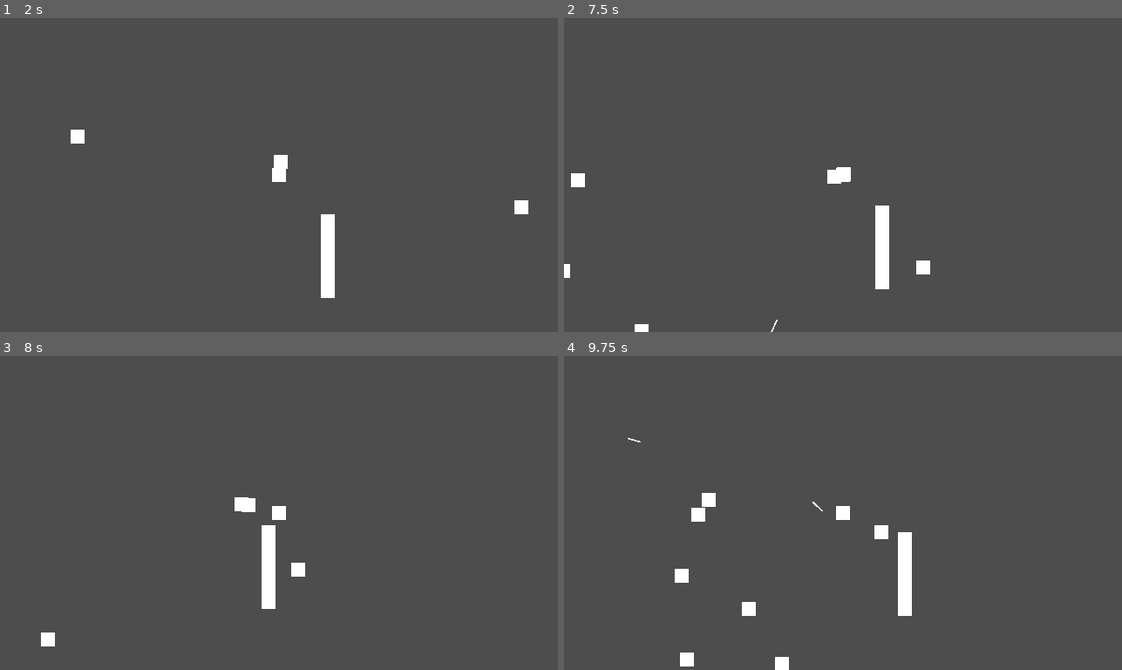
Above: before the commit, frames 1-4 (two rows, left to right).
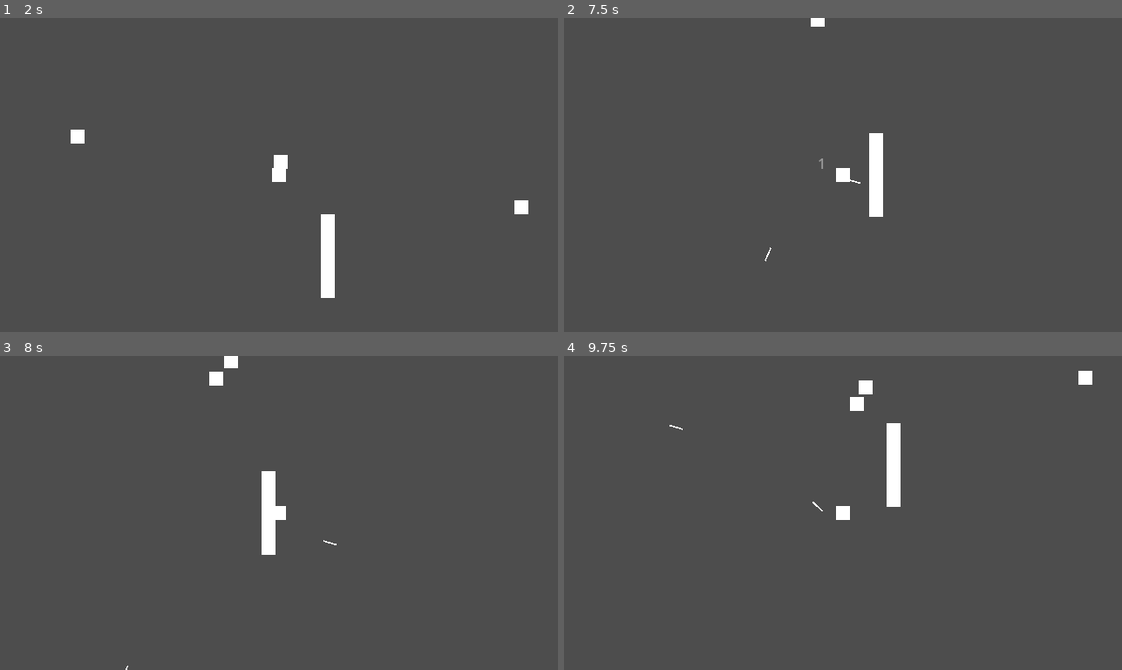
Above: after the commit, the same moments.

Repository: danilomacb/RAMter
Game: Godot game, scene res://Scenes/Game.tscn
The game is run twice, just before and just after one commit, with the same random seed, the same clock (stepped at 60 frames per second) and the same inputs.
Inputs (mouse positions are in pixels of both pictures, inside the frame that each line leads up to):
- Up to frame 1 (2 s): move the mouse to (251, 237) at 0.52 s; press the mouse at (251, 237) at 0.53 s; hold Up (MoveUp) from 0.53 s (still down); move the mouse to (446, 222) at 1.27 s; release the mouse at (446, 222) at 1.28 s; click (446, 222) at 1.35 s
- Up to frame 2 (7.5 s): move the mouse to (675, 127) at 2.02 s; release Up (MoveUp) at 2.03 s; press the mouse at (675, 127) at 2.03 s; hold Left (MoveLeft) 2.03-3.53 s; move the mouse to (870, 175) at 2.77 s; release the mouse at (870, 175) at 2.78 s; click (870, 175) at 2.85 s; move the mouse to (759, 96) at 3.52 s; press the mouse at (759, 96) at 3.53 s; hold Down (MoveDown) 3.53-4.28 s; move the mouse to (965, 159) at 4.27 s; release the mouse at (965, 159) at 4.28 s; hold Right (MoveRight) 4.28-5.03 s; click (965, 159) at 4.35 s; move the mouse to (731, 190) at 5.02 s; press the mouse at (731, 190) at 5.03 s; hold Up (MoveUp) 5.03-5.78 s; move the mouse to (898, 105) at 5.77 s; release the mouse at (898, 105) at 5.78 s; hold Right (MoveRight) from 5.78 s (still down); click (898, 105) at 5.85 s; move the mouse to (815, 237) at 6.52 s; press the mouse at (815, 237) at 6.53 s; move the mouse to (1010, 222) at 7.27 s; release the mouse at (1010, 222) at 7.28 s; click (1010, 222) at 7.35 s
- Up to frame 3 (8 s): keep holding Right (MoveRight)
- Up to frame 4 (9.75 s): move the mouse to (675, 465) at 8.02 s; release Right (MoveRight) at 8.03 s; press the mouse at (675, 465) at 8.03 s; hold Down (MoveDown) 8.03-8.78 s; move the mouse to (870, 513) at 8.77 s; release the mouse at (870, 513) at 8.78 s; hold Left (MoveLeft) 8.78-9.53 s; click (870, 513) at 8.85 s; move the mouse to (759, 434) at 9.52 s; press the mouse at (759, 434) at 9.53 s; hold Up (MoveUp) from 9.53 s (still down)

Frame 1 is identical in both runs. In frame 2, 1.8% of the frame differs, in the area x 0-66%, y 0-100%; in frame 3, 1.4%; in frame 4, 2.5%, in the area x 11-95%, y 4-100%.
Error after the commit: Invalid access to property or key 'root' on a base object of type 'null instance'. (res://Scripts/Hp.gd:36)

Commit message:
DamageIndicator implemented

Diff:
--- /dev/null
+++ b/Prefabs/DamageIndicator.tscn
@@ -0,0 +1,92 @@
+[gd_scene load_steps=5 format=3 uid="uid://t7eqcaw1f13g"]
+
+[ext_resource type="Script" path="res://Scripts/DamageIndicator.gd" id="1_wvk3y"]
+
+[sub_resource type="Animation" id="Animation_xoryf"]
+resource_name = "ShowDamage"
+tracks/0/type = "method"
+tracks/0/imported = false
+tracks/0/enabled = true
+tracks/0/path = NodePath(".")
+tracks/0/interp = 1
+tracks/0/loop_wrap = true
+tracks/0/keys = {
+"times": PackedFloat32Array(1),
+"transitions": PackedFloat32Array(1),
+"values": [{
+"args": [],
+"method": &"queue_free"
+}]
+}
+tracks/1/type = "value"
+tracks/1/imported = false
+tracks/1/enabled = true
+tracks/1/path = NodePath(".:scale")
+tracks/1/interp = 1
+tracks/1/loop_wrap = true
+tracks/1/keys = {
+"times": PackedFloat32Array(0, 0.3),
+"transitions": PackedFloat32Array(1, 1),
+"update": 0,
+"values": [Vector2(0.5, 0.5), Vector2(1, 1)]
+}
+tracks/2/type = "value"
+tracks/2/imported = false
+tracks/2/enabled = true
+tracks/2/path = NodePath(".:modulate")
+tracks/2/interp = 1
+tracks/2/loop_wrap = true
+tracks/2/keys = {
+"times": PackedFloat32Array(0, 0.3, 1),
+"transitions": PackedFloat32Array(1, 1, 1),
+"update": 0,
+"values": [Color(1, 1, 1, 1), Color(1, 1, 1, 1), Color(1, 1, 1, 0)]
+}
+
+[sub_resource type="Animation" id="Animation_hxbbm"]
+length = 0.001
+tracks/0/type = "value"
+tracks/0/imported = false
+tracks/0/enabled = true
+tracks/0/path = NodePath(".:scale")
+tracks/0/interp = 1
+tracks/0/loop_wrap = true
+tracks/0/keys = {
+"times": PackedFloat32Array(0),
+"transitions": PackedFloat32Array(1),
+"update": 0,
+"values": [Vector2(0.5, 0.5)]
+}
+tracks/1/type = "value"
+tracks/1/imported = false
+tracks/1/enabled = true
+tracks/1/path = NodePath(".:modulate")
+tracks/1/interp = 1
+tracks/1/loop_wrap = true
+tracks/1/keys = {
+"times": PackedFloat32Array(0),
+"transitions": PackedFloat32Array(1),
+"update": 0,
+"values": [Color(1, 1, 1, 1)]
+}
+
+[sub_resource type="AnimationLibrary" id="AnimationLibrary_mcs4e"]
+_data = {
+"RESET": SubResource("Animation_hxbbm"),
+"ShowDamage": SubResource("Animation_xoryf")
+}
+
+[node name="DamageIndicator" type="Node2D"]
+scale = Vector2(0.5, 0.5)
+script = ExtResource("1_wvk3y")
+
+[node name="Label" type="Label" parent="."]
+offset_right = 40.0
+offset_bottom = 23.0
+text = "1"
+
+[node name="AnimationPlayer" type="AnimationPlayer" parent="."]
+autoplay = "ShowDamage"
+libraries = {
+"": SubResource("AnimationLibrary_mcs4e")
+}
--- a/Prefabs/Player.tscn
+++ b/Prefabs/Player.tscn
@@ -8,7 +8,7 @@
 size = Vector2(16, 16)
 
 [node name="Player" type="CharacterBody2D" groups=["Player"]]
-collision_layer = 20
+collision_layer = 12
 script = ExtResource("1_elqdo")
 moveSpeed = 100.0
 
@@ -25,6 +25,6 @@
 
 [node name="Hp" parent="." instance=ExtResource("3_1l1p5")]
 maxHp = 3.0
-invulnerabilityTime = 5.0
+invulnerabilityTime = 2.0
 
 [connection signal="timeout" from="Timer" to="." method="_on_timer_timeout"]
--- /dev/null
+++ b/Scripts/DamageIndicator.gd
@@ -0,0 +1,16 @@
+extends Node2D
+
+@export var speed: int = 30
+@export var friction: int = 15
+
+@onready var label = $Label
+
+var shiftDirection: Vector2 = Vector2.ZERO
+var rng = RandomNumberGenerator.new()
+
+func _ready():
+	shiftDirection = Vector2(rng.randi_range(-1, 1), rng.randi_range(-1, 1))
+
+func _process(delta):
+	global_position += speed * shiftDirection * delta
+	speed = max(speed - friction * delta, 0)
--- a/Scripts/Hp.gd
+++ b/Scripts/Hp.gd
@@ -8,6 +8,8 @@
 
 @onready var timer = $Timer
 @onready var curHp = maxHp
+
+var damageIndicator = load("res://Prefabs/DamageIndicator.tscn")
 
 var canTakeDamage = true
 
@@ -29,5 +31,9 @@
 	if hpType == HpType.Enemy && curHp <= 0:
 		get_parent().queue_free()
 
+	var instantiatedDamageIndicator = damageIndicator.instantiate()
+	instantiatedDamageIndicator.global_position = get_parent().global_position
+	get_tree().root.add_child(instantiatedDamageIndicator)
+
 func _on_timer_timeout():
 	canTakeDamage = true
